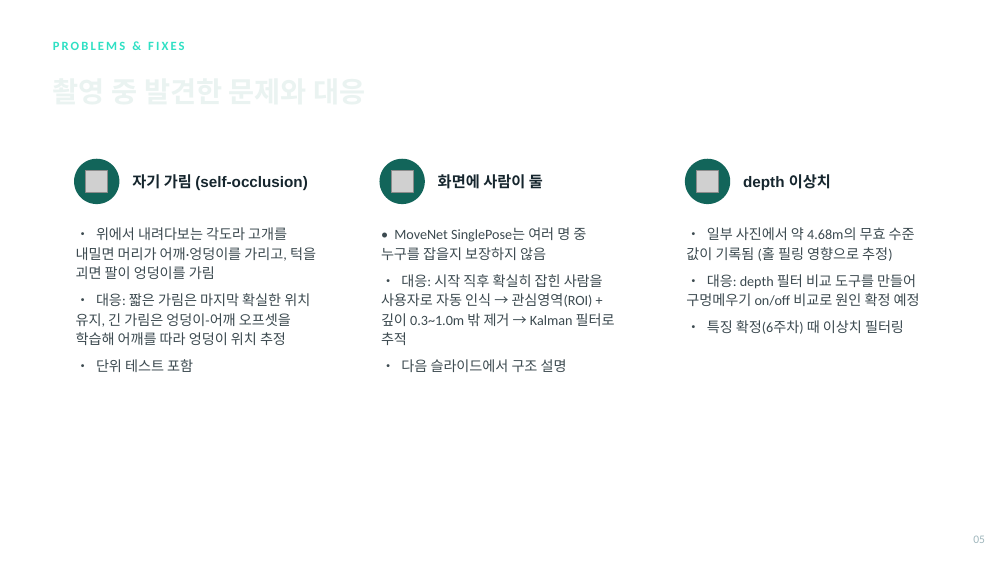
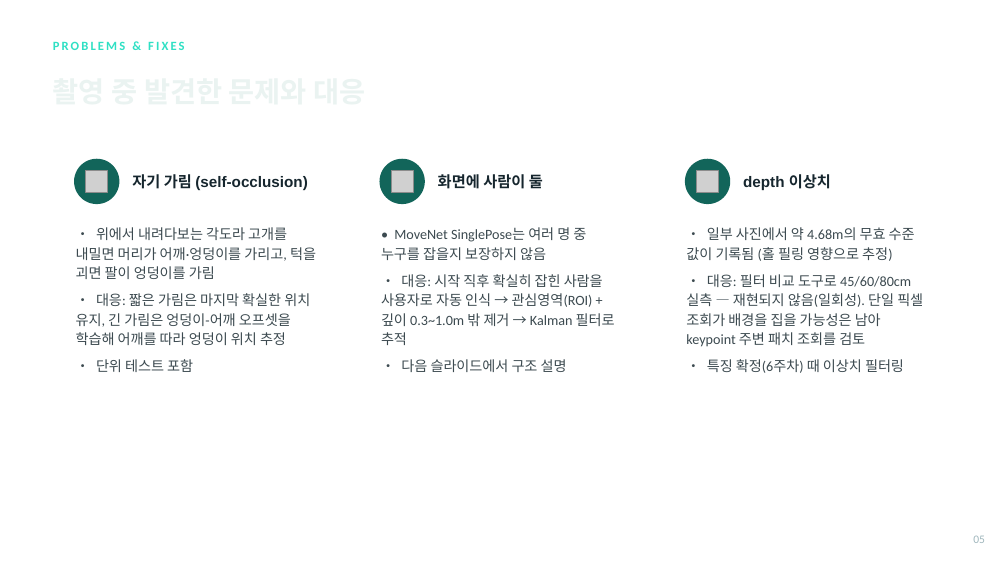
Before and after one commit to gianpark/AIoT-Project, a slide deck: slide 5 of barunjase_week5.pptx. Drawn at 1008x567 pixels with LibreOffice and Linux fonts; fonts in the diff are those of the drawing; grey boxes stand for pictures; background and template pictures are left out. Boxes give left, top, right and bottom in pixels: in the first picture for what was removed or moved away, otherwise in the second. Text is boxed around its words. In the diff, an @@ line names an element or a change of style, - is before the commit and + after.

```diff
--- a/barunjase_week5.pptx
+++ b/barunjase_week5.pptx
@@ text at (x1=686, y1=274, x2=923, y2=347): text changed @@
-• 대응: depth 필터 비교 도구를 만들어 구멍메우기 on/off 비교로 원인 확정 예정
+• 대응: 필터 비교 도구로 45/60/80cm 실측 — 재현되지 않음(일회성). 단일 픽셀 조회가 배경을 집을 가능성은 남아 keypoint 주변 패치 조회를 검토
```
Also in this commit, not shown: 9 other slides changed, 1 slide added, 2 other files.
